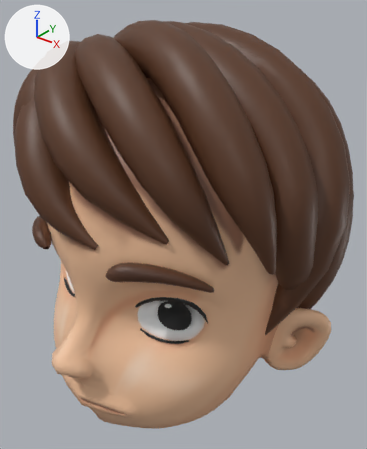
An edit to the glTF model assets/KidHappy.glb, drawn before and after from the same camera.
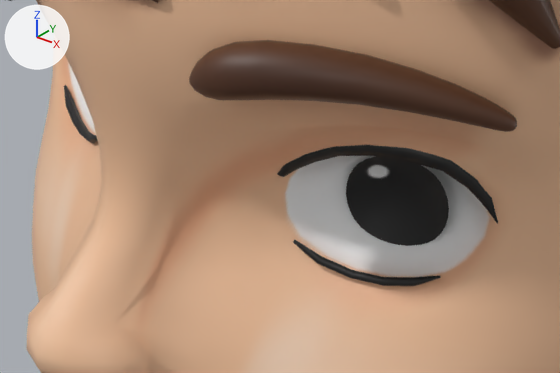
Old and new are each drawn whole from a 50 mm lens placed at (0.419, -0.497, 0.587), pointed at (0.01, 0.014, 0.27) and again close up on the part from 12% to 62% of the width and 55% to 83% of the height. The lights are fixed; the arrows at upper left show +X, +Y and +Z. The older version's two pictures come first. Where no turn or scale is listed for an object, it has been applied to the vertices.
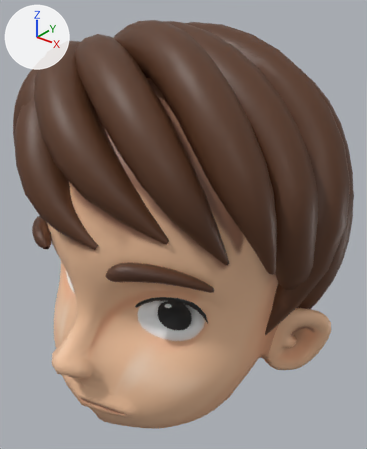
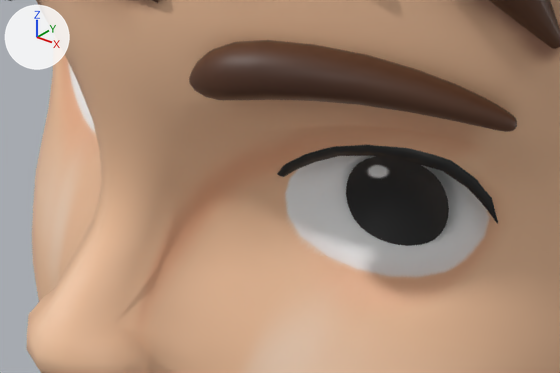
Location of each change, (x1, y1, x2, y2) in pixels of the close-ups (560 x 373 px):
'Cube.002', deleted
    before: (64, 85, 440, 286)

Diff of the bpy script that builds the scene:
```diff
--- a/assets/KidHappy.glb.py
+++ b/assets/KidHappy.glb.py
@@ ob_cube_002 @@
-ob_cube_002 = bpy.data.objects.new('Cube.002', me_cube_001)
-ob_cube_002.location = (0.0, 0.0, 0.2494)
```
